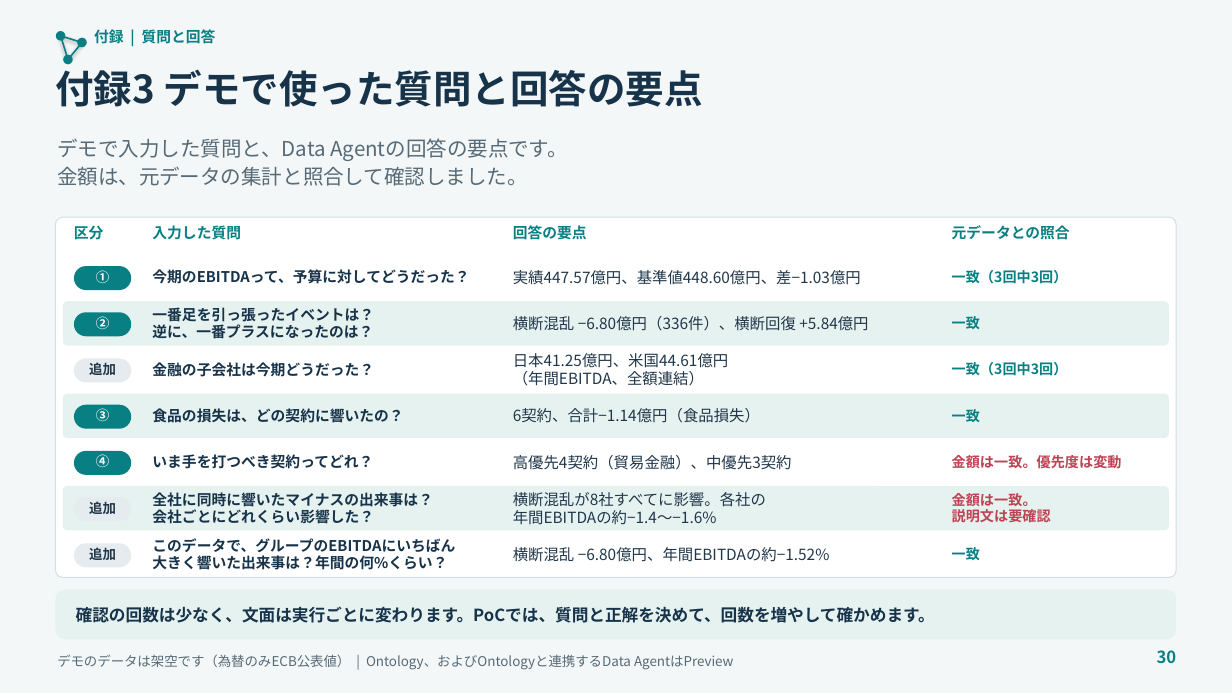
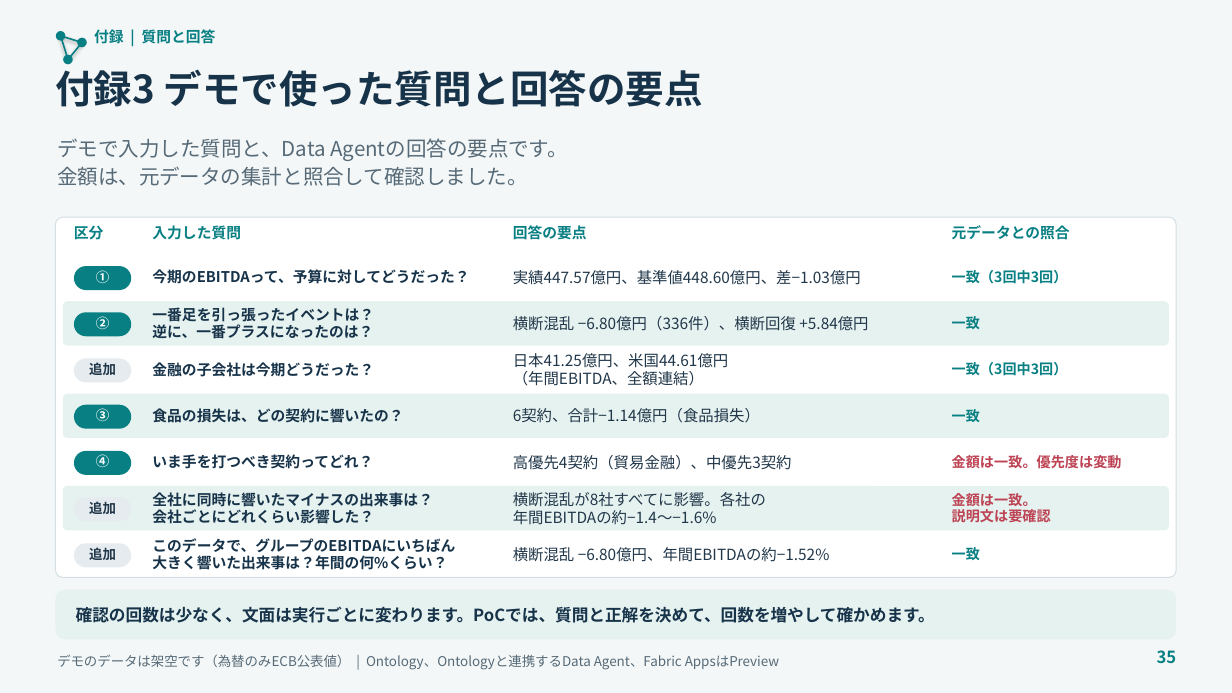
Before and after one commit to c-nova/FabricOntology_Trading, a slide deck: slide 35 of decks/TradingOntology_Customer_Deck_JA.pptx (slide 30 before the commit). Drawn at 1232x693 pixels with LibreOffice and Linux fonts; fonts in the diff are those of the drawing. Boxes give left, top, right and bottom in pixels: in the first picture for what was removed or moved away, otherwise in the second. Text is boxed around its words. In the diff, an @@ line names an element or a change of style, - is before the commit and + after.

```diff
--- a/decks/TradingOntology_Customer_Deck_JA.pptx
+++ b/decks/TradingOntology_Customer_Deck_JA.pptx
@@ text at [57,654,779,670]: text changed @@
-デモのデータは架空です（為替のみECB公表値） | Ontology、およびOntologyと連携するData AgentはPreview
+デモのデータは架空です（為替のみECB公表値） | Ontology、Ontologyと連携するData Agent、Fabric AppsはPreview
@@ text at [1157,650,1177,663]: text changed @@
-30
+35
```
Also in this commit, not shown: 27 other slides changed, 5 slides added, 10 other files.
